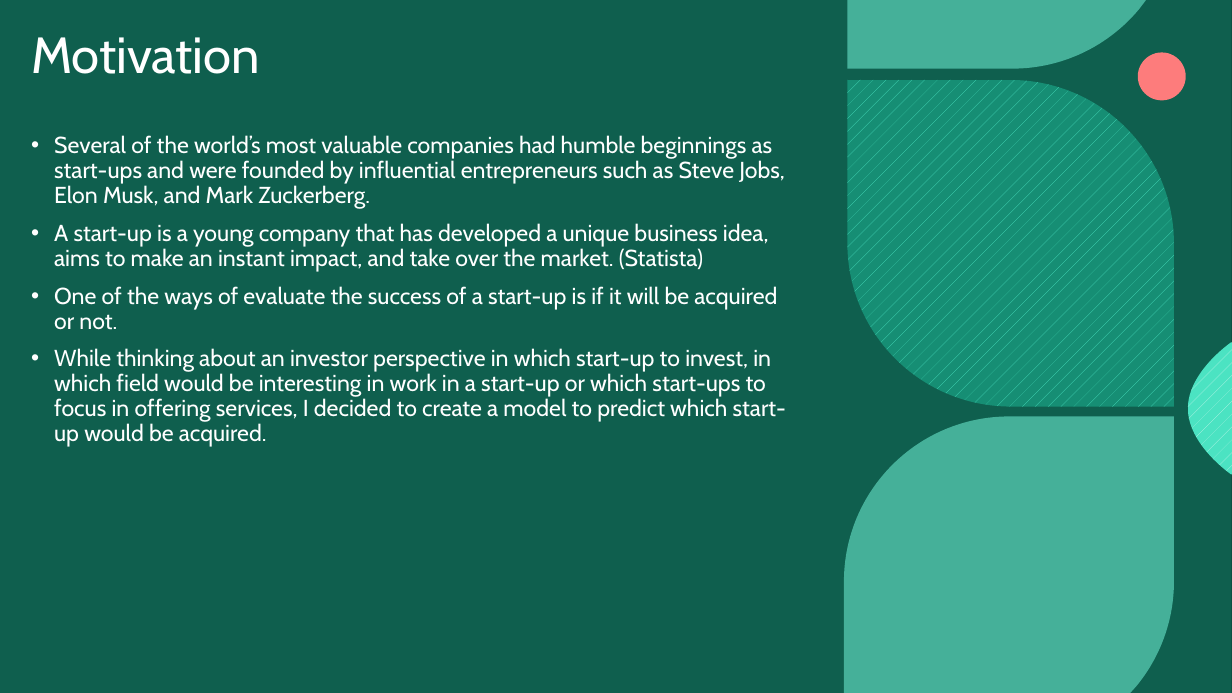
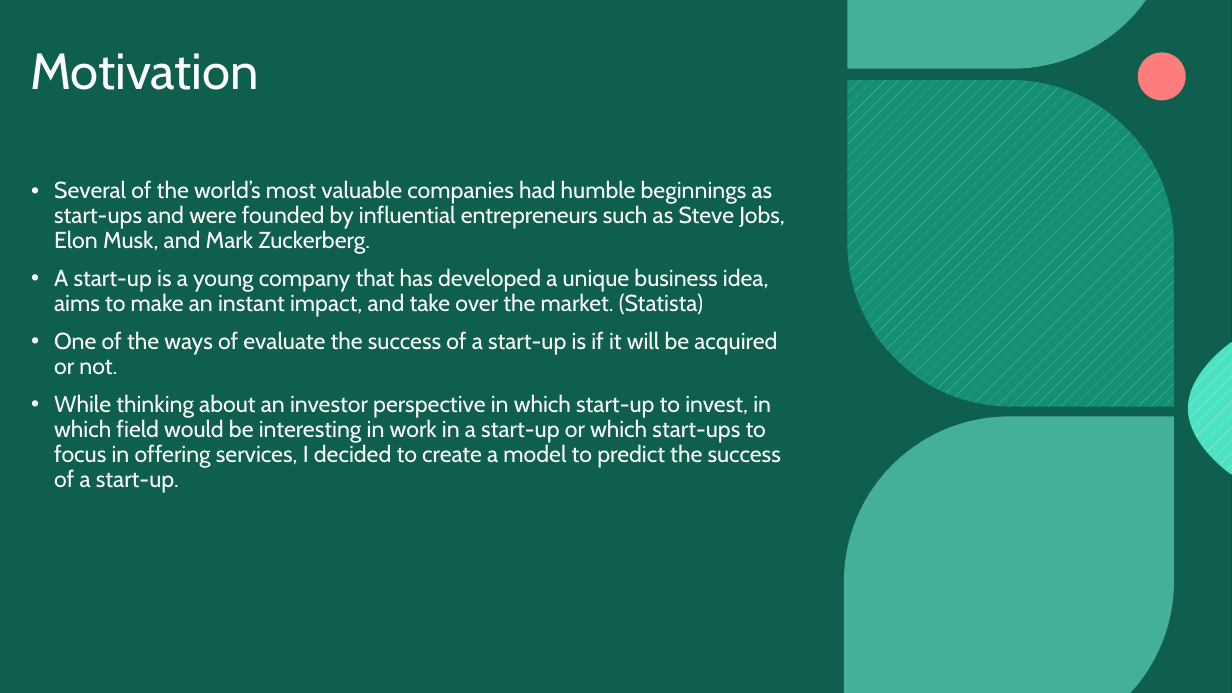
Before and after one commit to Paulabvc/startups_project, a slide deck: slide 2 of Final_project_startup/Presentation/final_startup.pptm. Drawn at 1232x693 pixels with LibreOffice and Linux fonts; fonts in the diff are those of the drawing; background and template pictures are left out. Boxes give left, top, right and bottom in pixels: in the first picture for what was removed or moved away, otherwise in the second. Text is boxed around its words. In the diff, an @@ line names an element or a change of style, - is before the commit and + after.

```diff
--- a/Final_project_startup/Presentation/final_startup.pptm
+++ b/Final_project_startup/Presentation/final_startup.pptm
@@ title "Motivation": place and size @@
-title "Motivation" at box(31, 37, 260, 74)
+title "Motivation" at box(30, 53, 259, 90)
@@ text "Several of the world’s most ...": place and size @@
-text "Several of the world’s most ..." at box(54, 135, 786, 447)
+text "Several of the world’s most ..." at box(54, 180, 785, 493)
@@ text at box(54, 394, 781, 493): text changed @@
-• While thinking about an investor perspective in which start-up to invest, in which field would be interesting in work in a start-up or which start-ups to focus in offering services, I decided to create a model to predict which start-up would be acquired.
+• While thinking about an investor perspective in which start-up to invest, in which field would be interesting in work in a start-up or which start-ups to focus in offering services, I decided to create a model to predict the success of a start-up.
```
Also in this commit, not shown: 4 other slides changed, 3 other files.
